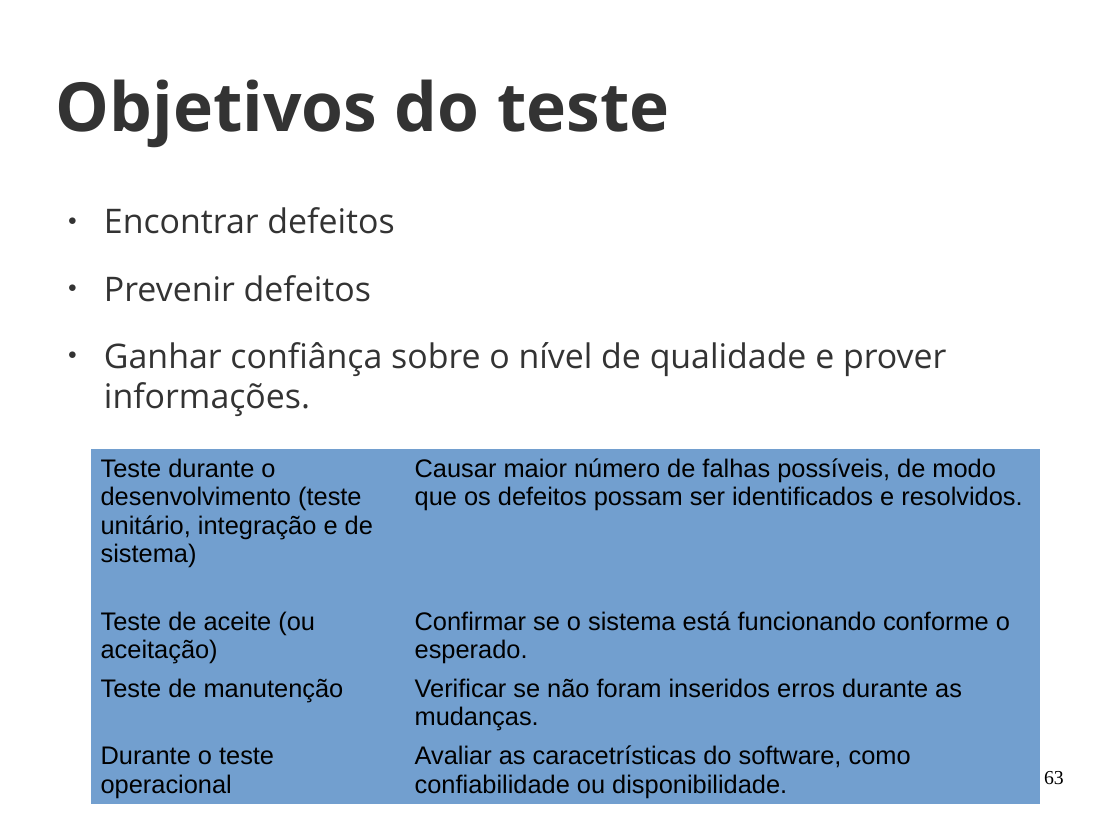
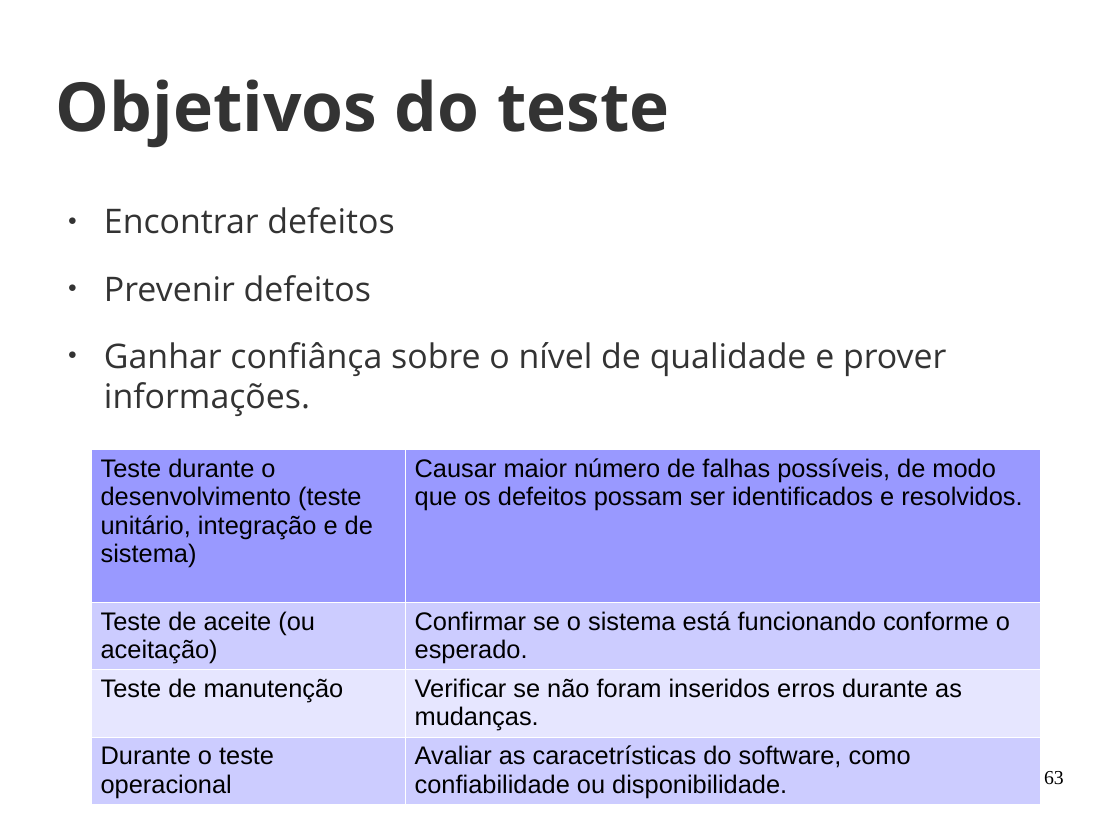
Before and after one commit to joaohelio/eng_de_software, a slide deck: slide 63 of Aulas/20170429/aula_2.odp. Drawn at 1120x840 pixels with LibreOffice and Linux fonts; fonts in the diff are those of the drawing; background and template pictures are left out. Boxes give left, top, right and bottom in pixels: in the first picture for what was removed or moved away, otherwise in the second. Text is boxed around its words. In the diff, an @@ line names an element or a change of style, - is before the commit and + after.

```diff
--- a/Aulas/20170429/aula_2.odp
+++ b/Aulas/20170429/aula_2.odp
@@ table at (90, 449, 1040, 804) @@
@@ fill #729FCF to #9999FF in row 1 @@
@@ fill #729FCF to #CCCCFF in 4 cells @@
@@ fill #729FCF to #E6E6FF in row 3 @@
@@ borders changed @@
```
Also in this commit, not shown: 5 other slides changed.
